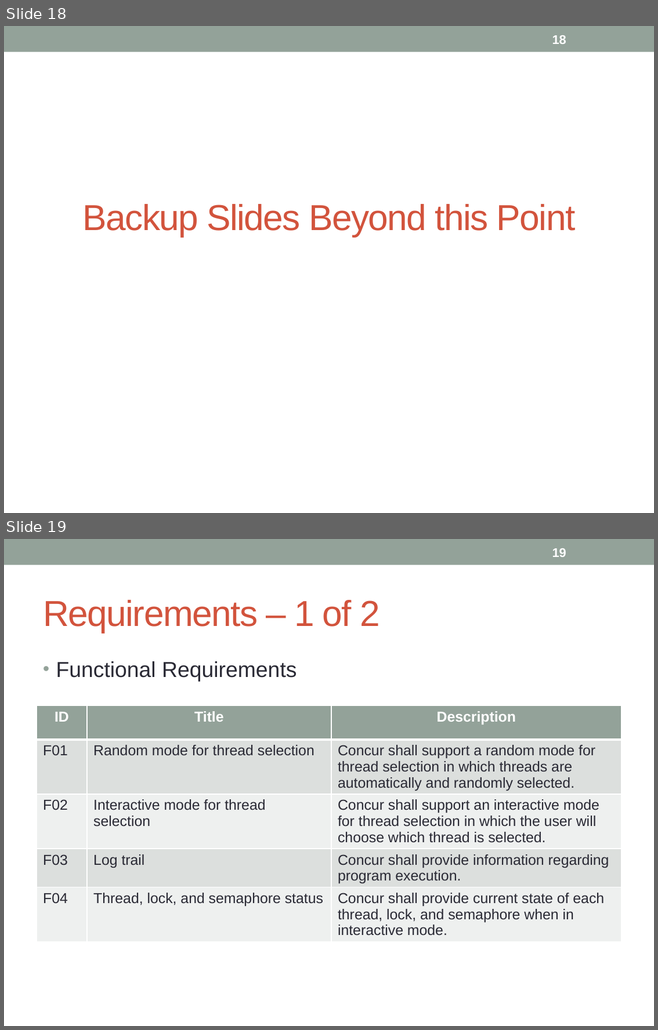
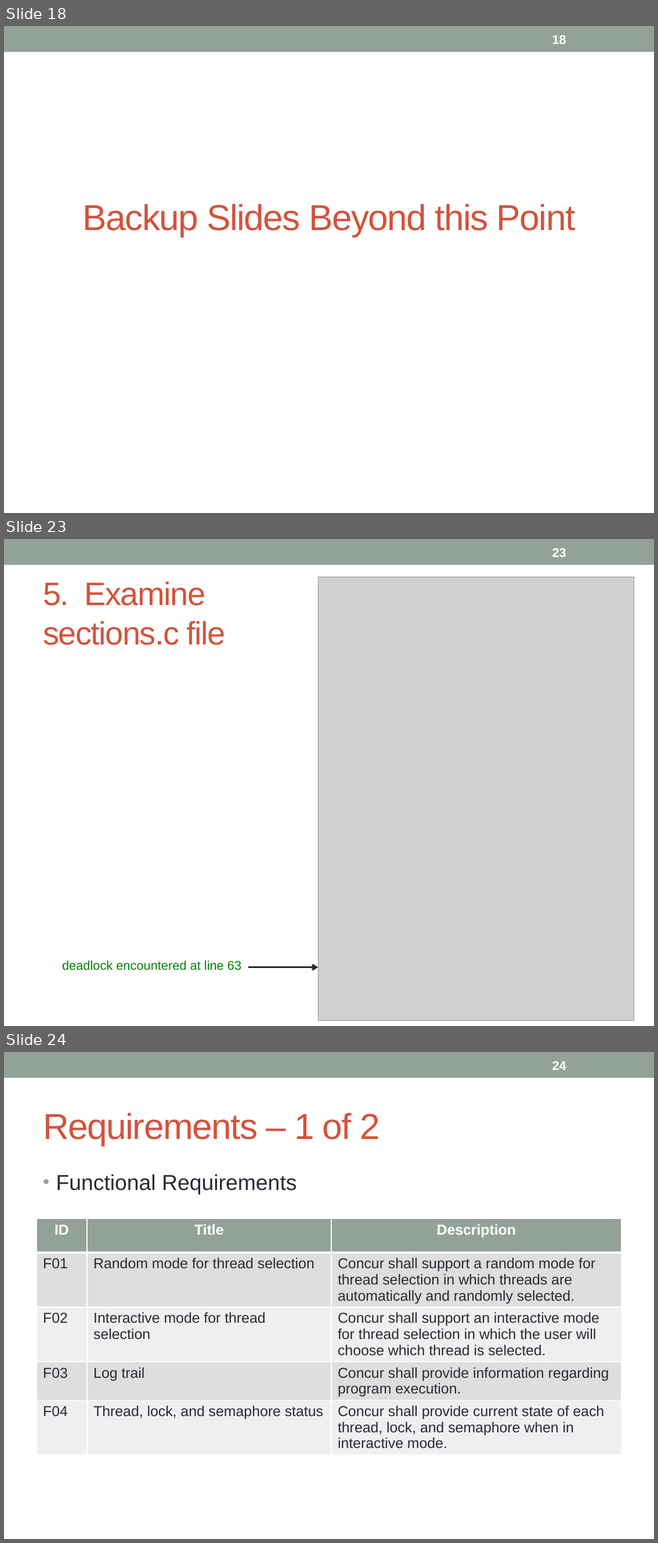
Before and after one commit to concurTestFramework/concurTestFramework, a slide deck: Documents/Concur_Presentation.pptx. Shown one above the other, each under a label of ours: slides 18 and 19 before the commit, slides 18, 23 and 24 after it; the slides between them are not shown. The pictures are 658x1030 and 658x1543 pixels, drawn with LibreOffice and Linux fonts; fonts in the diff are those of the drawing; grey boxes stand for pictures. Boxes give left, top, right and bottom in pixels: in the first picture for what was removed or moved away, otherwise in the second. Text is boxed around its words. In the diff, an @@ line names an element or a change of style, - is before the commit and + after.

```diff
--- a/Documents/Concur_Presentation.pptx
+++ b/Documents/Concur_Presentation.pptx
@@ slide 23 added at [4,539,654,1026], background #FFFFFF; not listed: 1 template element that a slide beside it also shows @@
@@ page number added at [552,548,566,557], 14 pt, text #FFFFFF, bold @@
+23
@@ title added at [43,581,225,645], 36 pt, text #D2533C @@
+5. Examine
+sections.c file
@@ picture added at [318,577,633,1020] @@
@@ text added at [62,961,241,971], 14 pt, text #008000 @@
+deadlock encountered at line 63
@@ arrow added from (248, 968) to (318, 968), #292934 2.08 pt @@
@@ what was slide 19 is now slide 24 @@
@@ page number at [552,1061,566,1070]: text changed @@
-19
+24
```
Also in this commit, not shown: 1 slide changed, 4 other slides added, 2 other files.
